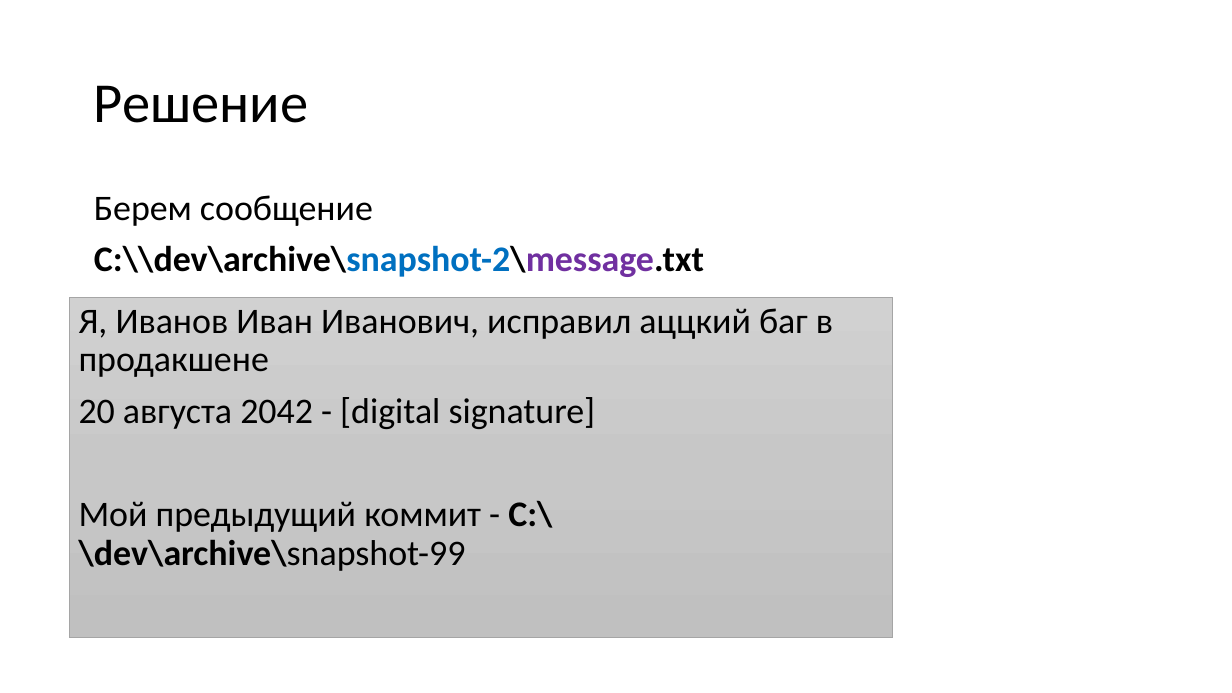
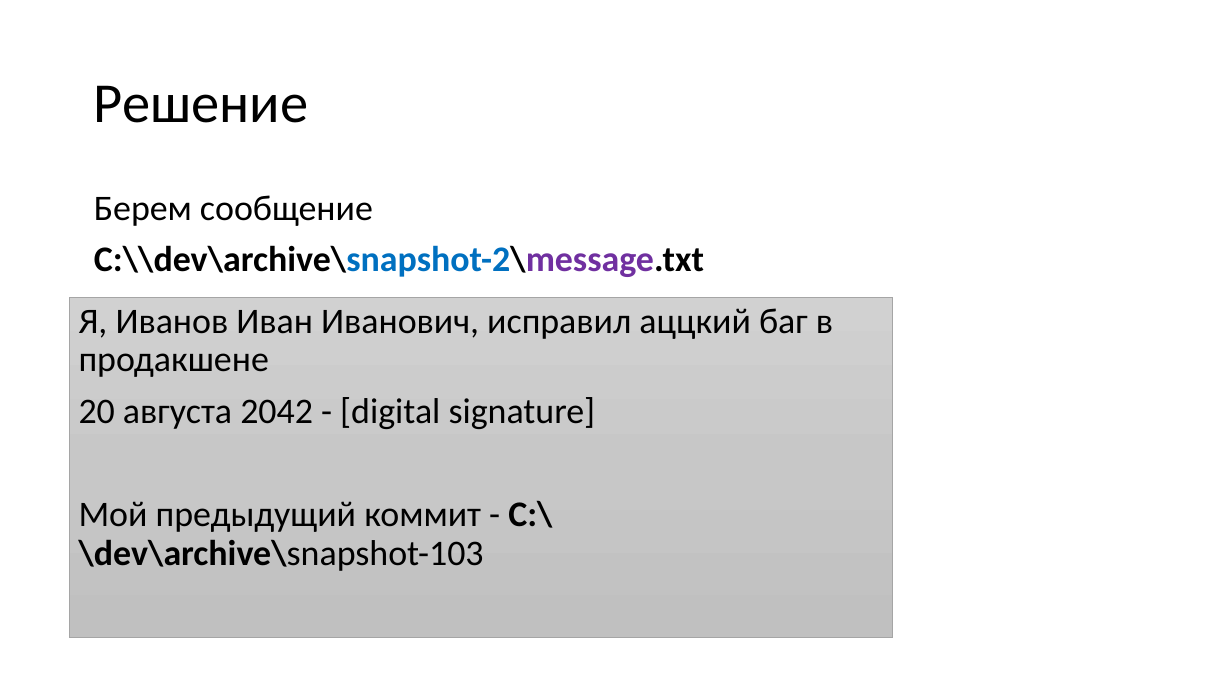
Before and after one commit to dzmitry-varabei/front-end-course, a slide deck: slide 44 of git-commit-code-review/Presentation1.pptx (slide 45 before the commit). Drawn at 1232x693 pixels with LibreOffice and Linux fonts; fonts in the diff are those of the drawing. Boxes give left, top, right and bottom in pixels: in the first picture for what was removed or moved away, otherwise in the second. Text is boxed around its words. In the diff, an @@ line names an element or a change of style, - is before the commit and + after.

```diff
--- a/git-commit-code-review/Presentation1.pptx
+++ b/git-commit-code-review/Presentation1.pptx
@@ text in rectangle at bbox=[79, 500, 552, 571]: text changed @@
-Мой предыдущий коммит - С:\\dev\archive\snapshot-99
+Мой предыдущий коммит - С:\\dev\archive\snapshot-103
```
Also in this commit, not shown: 16 other slides changed, 8 slides removed, 1 other file.
